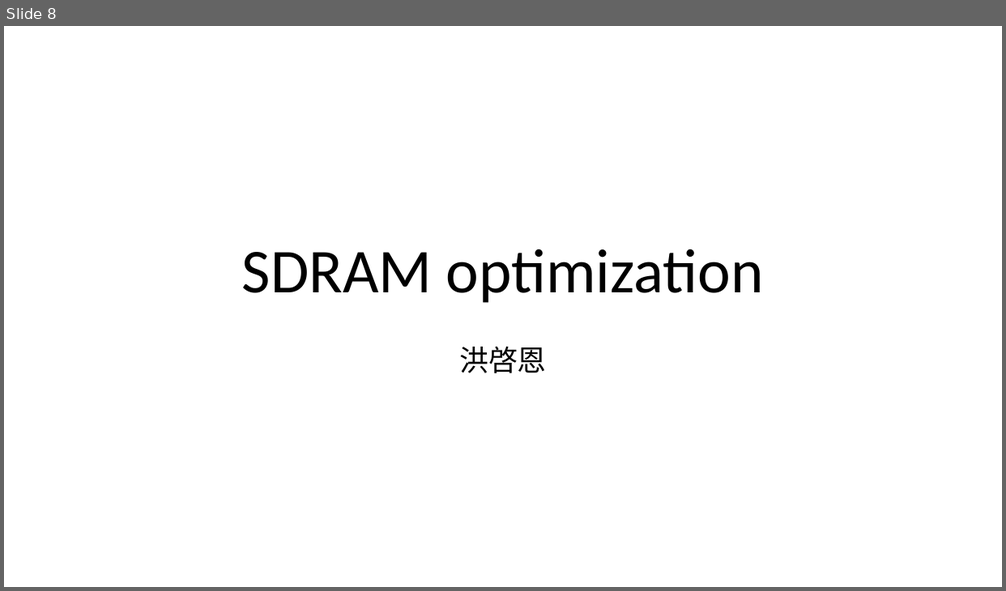
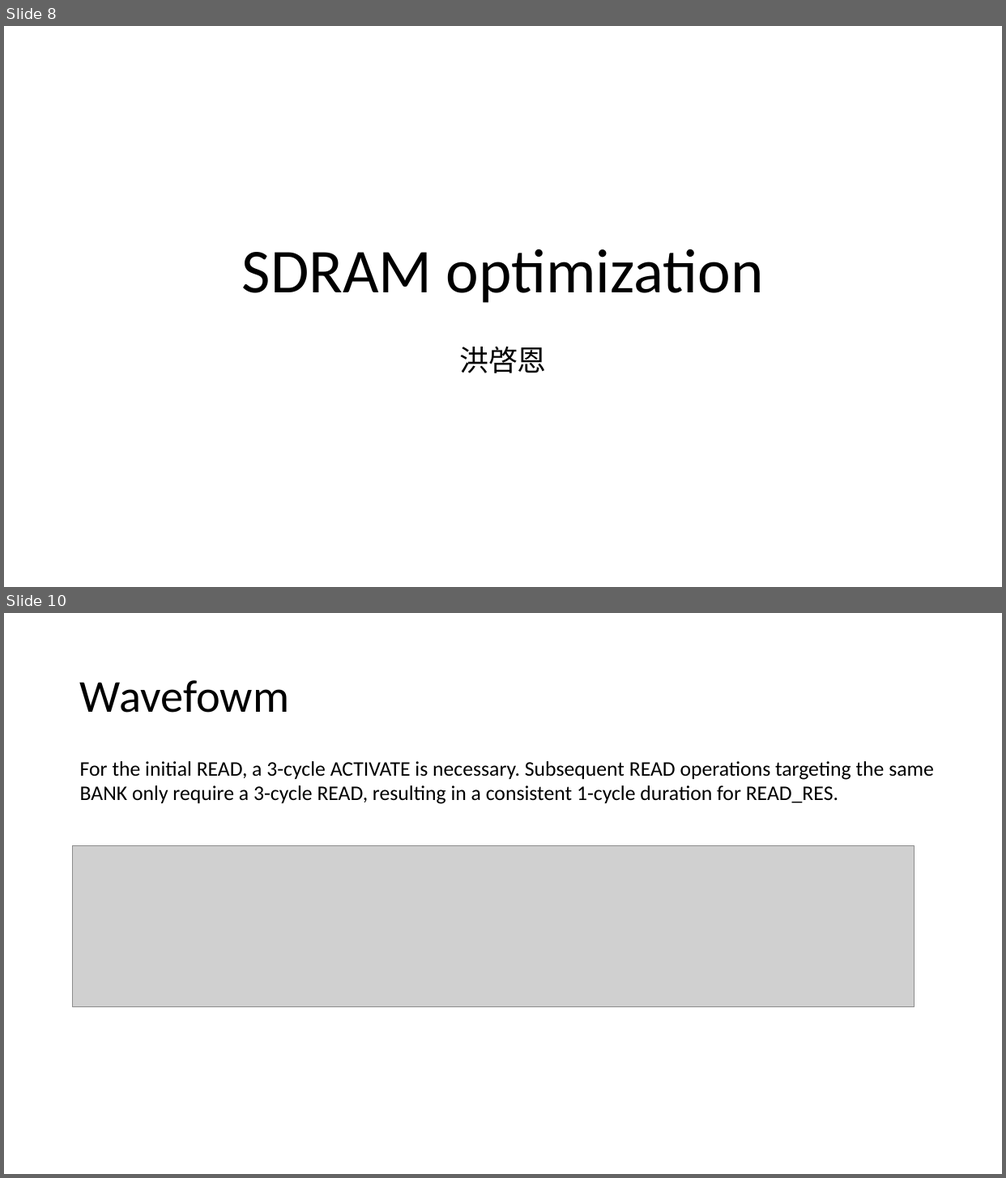
Before and after one commit to sssh311318/SoC_finalproject, a slide deck: SoC_finalproject/Final.pptm. Shown one above the other, each under a label of ours: slide 8 before the commit, slides 8 and 10 after it; the slides between them are not shown. The pictures are 1006x591 and 1006x1178 pixels, drawn with LibreOffice and Linux fonts; fonts in the diff are those of the drawing; grey boxes stand for pictures. Boxes give left, top, right and bottom in pixels: in the first picture for what was removed or moved away, otherwise in the second. Text is boxed around its words. In the diff, an @@ line names an element or a change of style, - is before the commit and + after.

```diff
--- a/SoC_finalproject/Final.pptm
+++ b/SoC_finalproject/Final.pptm
@@ slide 10 added at (4, 613, 1002, 1174), background #FFFFFF @@
@@ title added at (80, 680, 289, 713), 44 pt, text #000000 @@
+Wavefowm
@@ text added at (80, 761, 934, 804), 20 pt, text #000000 @@
+For the initial READ, a 3-cycle ACTIVATE is necessary. Subsequent READ operations targeting the same BANK only require a 3-cycle READ, resulting in a consistent 1-cycle duration for READ_RES.
@@ picture added at (73, 845, 914, 1007) @@
```
Also in this commit, not shown: 2 slides changed, 1 other slide added, 2 slides removed.
